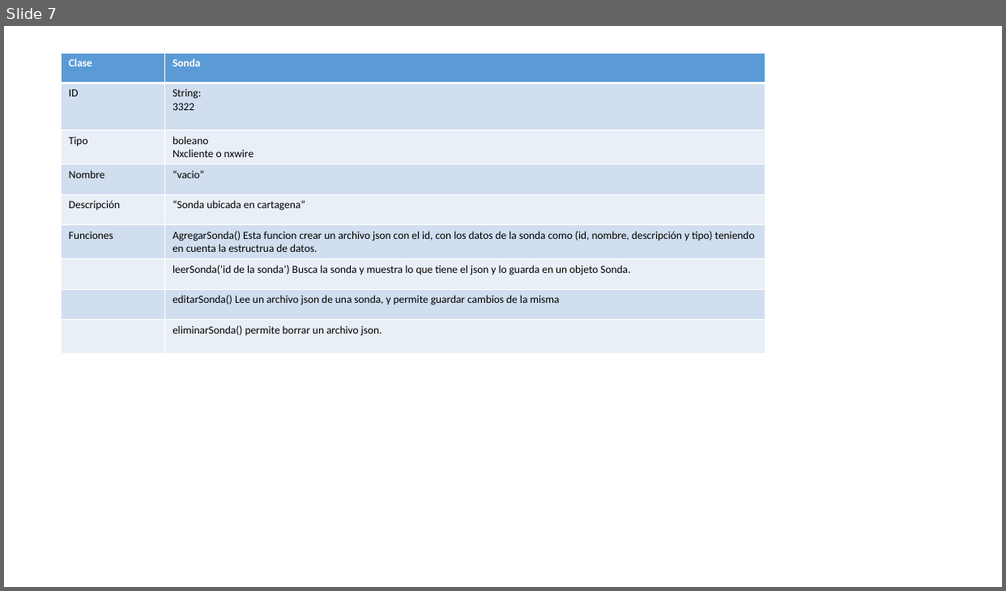
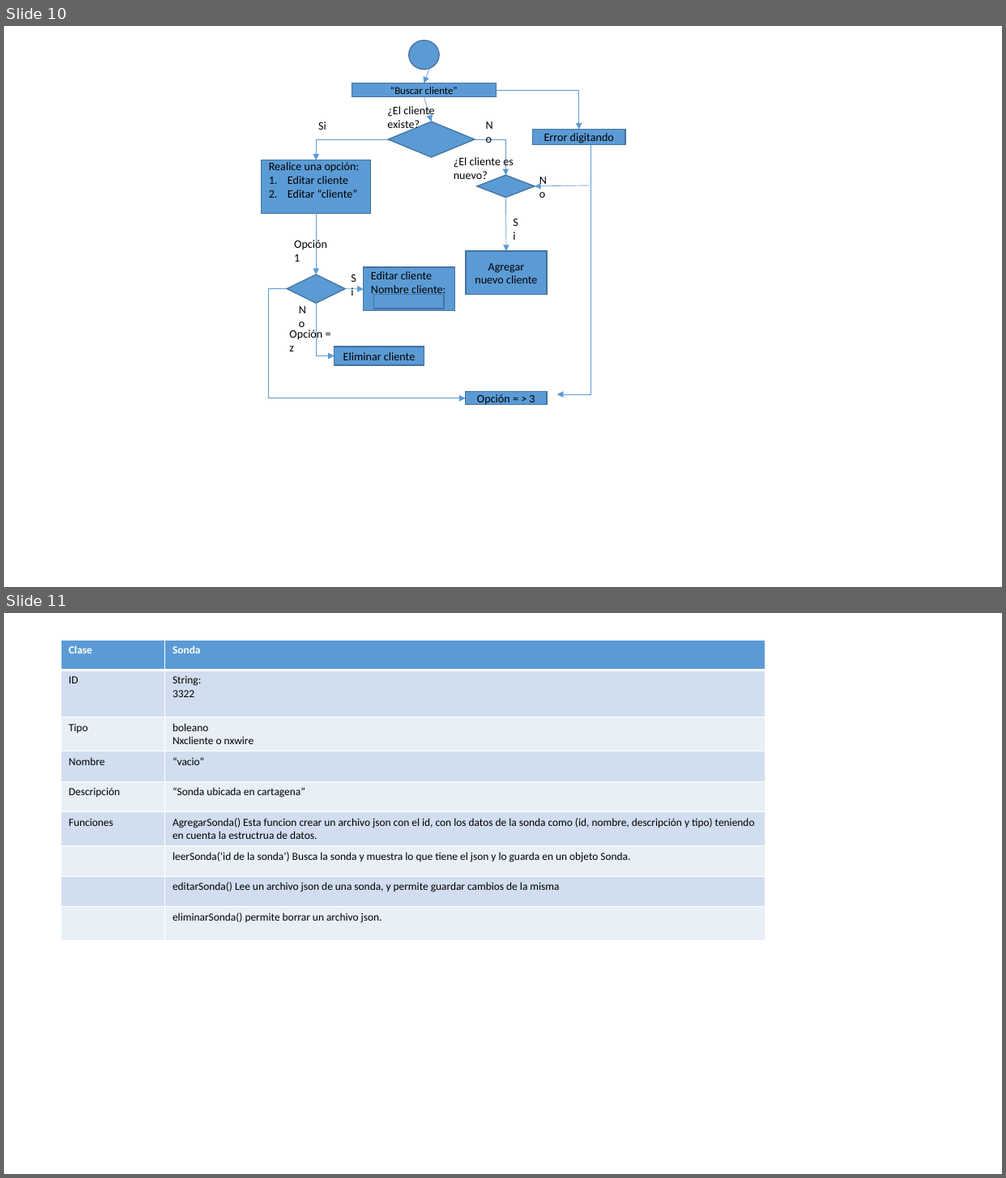
Before and after one commit to juande007/generadorDeReporte, a slide deck: Documentación/Documentation.pptx. Shown one above the other, each under a label of ours: slide 7 before the commit, slides 10 and 11 after it. The pictures are 1006x591 and 1006x1178 pixels, drawn with LibreOffice and Linux fonts; fonts in the diff are those of the drawing. Boxes give left, top, right and bottom in pixels: in the first picture for what was removed or moved away, otherwise in the second. Text is boxed around its words. In the diff, an @@ line names an element or a change of style, - is before the commit and + after.

Commit message:
Incidentes y funciones faltantes
Se creo la clase Incidentes.
Se documento gran parte del código
Se creo la clase eliminar y mostrar clientes

```diff
--- a/Documentación/Documentation.pptx
+++ b/Documentación/Documentation.pptx
@@ slide 10 added at <box>4,26,1002,587</box>, background #FFFFFF @@
@@ arrow added from (431, 66) to (424, 83), #5B9BD5 0.5 pt @@
@@ arrow added from (424, 97) to (432, 122), #5B9BD5 0.5 pt @@
@@ elbow arrow added from (496, 90) to (579, 130), #5B9BD5 0.5 pt @@
@@ diamond added at <box>388,122,475,158</box>, fill #5B9BD5, outline #43739E 1 pt @@
@@ elbow arrow added from (388, 139) to (316, 160), #5B9BD5 0.5 pt @@
@@ elbow arrow added from (475, 139) to (505, 175), #5B9BD5 0.5 pt @@
@@ elbow arrow added from (591, 140) to (557, 395), #5B9BD5 0.5 pt @@
@@ arrow added from (590, 186) to (535, 186), #5B9BD5 0.5 pt @@
@@ arrow added from (316, 213) to (316, 275), #5B9BD5 0.5 pt @@
@@ arrow added from (505, 198) to (506, 251), #5B9BD5 0.5 pt @@
@@ elbow arrow added from (287, 288) to (466, 399), #5B9BD5 0.5 pt @@
@@ arrow added from (345, 288) to (364, 289), #5B9BD5 0.5 pt @@
@@ elbow arrow added from (316, 303) to (334, 356), #5B9BD5 0.5 pt @@
@@ group added at <box>262,41,625,405</box>: 10 texts, 8 rectangles, 2 diamonds, 1 ellipse @@
+“Buscar cliente”
+Realice una opción:
+1. Editar cliente
+2. Editar “cliente”
+Agregar nuevo cliente
+Error digitando
+Editar cliente
+Nombre cliente:
+Eliminar cliente
+Opción = > 3
+¿El cliente existe?
+Si
+No
+¿El cliente es nuevo?
+Si
+No
+Opción 1
+Si
+No
+Opción = z
@@ what was slide 7 is now slide 11 @@
```
Also in this commit, not shown: 1 slide changed, 7 other slides added, 4 slides removed, 25 other files.
